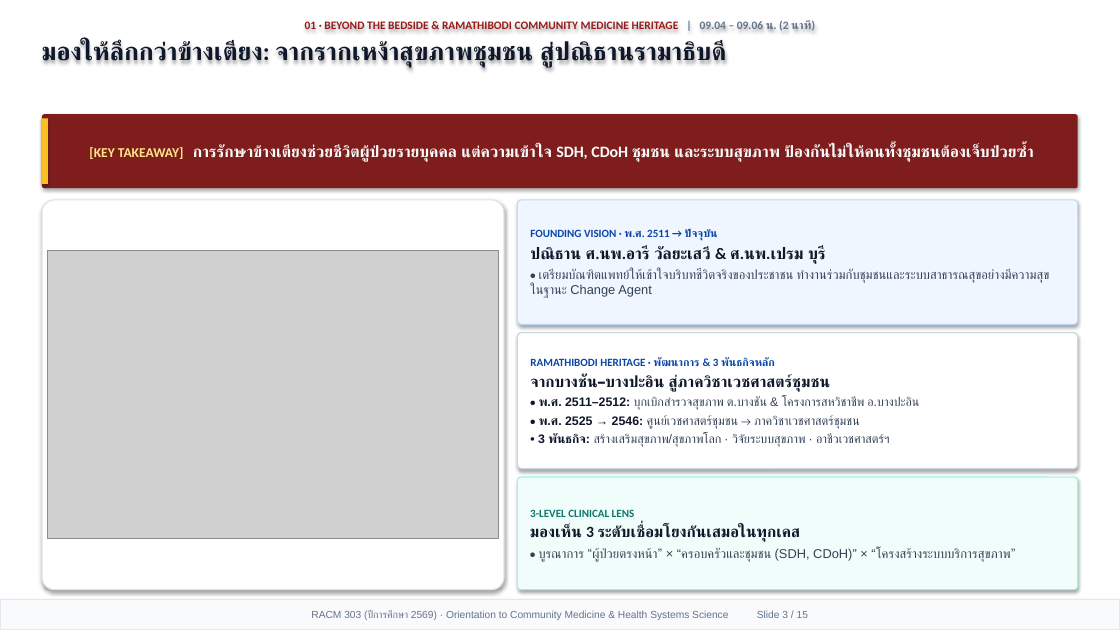
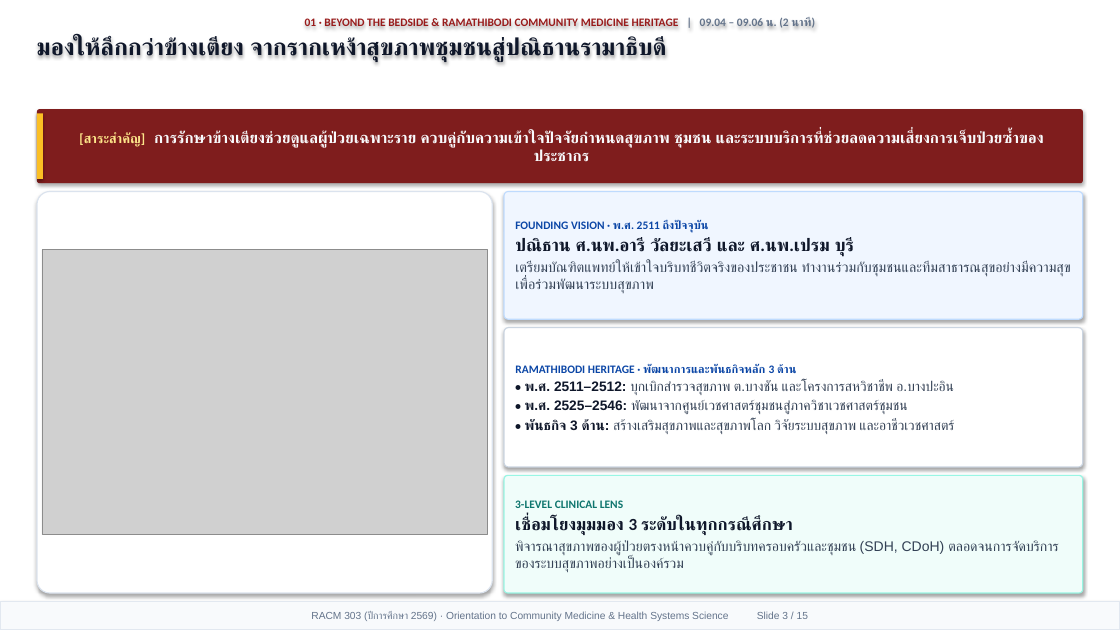
Before and after one commit to smartwoo/racm303-2569-faculty-member, a slide deck: slide 3 of exports/pptx/RACM303_2569_Orientation_Slides.pptx. Drawn at 1120x630 pixels with LibreOffice and Linux fonts; fonts in the diff are those of the drawing; grey boxes stand for pictures. Boxes give left, top, right and bottom in pixels: in the first picture for what was removed or moved away, otherwise in the second. Text is boxed around its words. In the diff, an @@ line names an element or a change of style, - is before the commit and + after.

```diff
--- a/exports/pptx/RACM303_2569_Orientation_Slides.pptx
+++ b/exports/pptx/RACM303_2569_Orientation_Slides.pptx
@@ text at (x1=37, y1=36, x2=665, y2=62): text changed; size 21.5 to 20.2 pt @@
-มองให้ลึกกว่าข้างเตียง: จากรากเหง้าสุขภาพชุมชน สู่ปณิธานรามาธิบดี
+มองให้ลึกกว่าข้างเตียง จากรากเหง้าสุขภาพชุมชนสู่ปณิธานรามาธิบดี
@@ rectangle moved from (x1=42, y1=118, x2=48, y2=184) to (x1=37, y1=113, x2=43, y2=179) @@
@@ rounded rectangle "[สาระสำคัญ] การรักษาข้างเตียงช่วยดูแลผู้ป่วยเฉพาะราย ควบคู่ก ..." resized from (x1=42, y1=114, x2=1078, y2=188) to (x1=37, y1=109, x2=1083, y2=183) @@
@@ text in rounded rectangle at (x1=79, y1=130, x2=1044, y2=147): text changed; size 13.6 to 13.2 pt @@
-[KEY TAKEAWAY] การรักษาข้างเตียงช่วยชีวิตผู้ป่วยรายบุคคล แต่ความเข้าใจ SDH, CDoH ชุมชน และระบบสุขภาพ ป้องกันไม่ให้คนทั้งชุมชนต้องเจ็บป่วยซ้ำ
+[สาระสำคัญ] การรักษาข้างเตียงช่วยดูแลผู้ป่วยเฉพาะราย ควบคู่กับความเข้าใจปัจจัยกำหนดสุขภาพ ชุมชน และระบบบริการที่ช่วยลดความเสี่ยงการเจ็บป่วยซ้ำของประชากร
@@ rounded rectangle resized from (x1=42, y1=200, x2=504, y2=590) to (x1=37, y1=192, x2=492, y2=593) @@
@@ rounded rectangle "FOUNDING VISION · พ.ศ. 2511 ..." resized from (x1=518, y1=200, x2=1078, y2=324) to (x1=504, y1=192, x2=1083, y2=319) @@
@@ text in rounded rectangle at (x1=515, y1=220, x2=1071, y2=293): text changed; size 11 to 12.2 pt @@
-FOUNDING VISION · พ.ศ. 2511 → ปัจจุบัน
-ปณิธาน ศ.นพ.อารี วัลยะเสวี & ศ.นพ.เปรม บุรี
-• เตรียมบัณฑิตแพทย์ให้เข้าใจบริบทชีวิตจริงของประชาชน ทำงานร่วมกับชุมชนและระบบสาธารณสุขอย่างมีความสุข ในฐานะ Change Agent
+FOUNDING VISION · พ.ศ. 2511 ถึงปัจจุบัน
+ปณิธาน ศ.นพ.อารี วัลยะเสวี และ ศ.นพ.เปรม บุรี
+เตรียมบัณฑิตแพทย์ให้เข้าใจบริบทชีวิตจริงของประชาชน ทำงานร่วมกับชุมชนและทีมสาธารณสุขอย่างมีความสุขเพื่อร่วมพัฒนาระบบสุขภาพ
@@ picture resized from (x1=48, y1=250, x2=498, y2=539) to (x1=42, y1=250, x2=487, y2=534) @@
@@ rounded rectangle "RAMATHIBODI HERITAGE · พัฒนาการและพันธกิจหลัก 3 ..." resized from (x1=518, y1=333, x2=1078, y2=469) to (x1=504, y1=328, x2=1083, y2=467) @@
@@ text in rounded rectangle at (x1=515, y1=364, x2=954, y2=434): text changed; size 10.6 to 11.8 pt @@
-RAMATHIBODI HERITAGE · พัฒนาการ & 3 พันธกิจหลัก
-จากบางชัน–บางปะอิน สู่ภาควิชาเวชศาสตร์ชุมชน
-• พ.ศ. 2511–2512: บุกเบิกสำรวจสุขภาพ ต.บางชัน & โครงการสหวิชาชีพ อ.บางปะอิน
-• พ.ศ. 2525 → 2546: ศูนย์เวชศาสตร์ชุมชน → ภาควิชาเวชศาสตร์ชุมชน
-• 3 พันธกิจ: สร้างเสริมสุขภาพ/สุขภาพโลก · วิจัยระบบสุขภาพ · อาชีวเวชศาสตร์ฯ
+RAMATHIBODI HERITAGE · พัฒนาการและพันธกิจหลัก 3 ด้าน
+• พ.ศ. 2511–2512: บุกเบิกสำรวจสุขภาพ ต.บางชัน และโครงการสหวิชาชีพ อ.บางปะอิน
+• พ.ศ. 2525–2546: พัฒนาจากศูนย์เวชศาสตร์ชุมชนสู่ภาควิชาเวชศาสตร์ชุมชน
+• พันธกิจ 3 ด้าน: สร้างเสริมสุขภาพและสุขภาพโลก วิจัยระบบสุขภาพ และอาชีวเวชศาสตร์
@@ rounded rectangle "3-LEVEL CLINICAL LENS" resized from (x1=518, y1=477, x2=1078, y2=590) to (x1=504, y1=476, x2=1083, y2=593) @@
@@ text in rounded rectangle at (x1=515, y1=500, x2=623, y2=508): size 9.5 to 9.8 pt in "3-LEVEL CLINICAL LENS" @@
@@ text in rounded rectangle at (x1=515, y1=517, x2=1058, y2=572): text changed; size 11 to 12 pt @@
-มองเห็น 3 ระดับเชื่อมโยงกันเสมอในทุกเคส
-• บูรณาการ “ผู้ป่วยตรงหน้า” × “ครอบครัวและชุมชน (SDH, CDoH)” × “โครงสร้างระบบบริการสุขภาพ”
+เชื่อมโยงมุมมอง 3 ระดับในทุกกรณีศึกษา
+พิจารณาสุขภาพของผู้ป่วยตรงหน้าควบคู่กับบริบทครอบครัวและชุมชน (SDH, CDoH) ตลอดจนการจัดบริการของระบบสุขภาพอย่างเป็นองค์รวม
```
Also in this commit, not shown: 13 other slides changed, 1 slide added, 1 slide removed, 5 other files.
